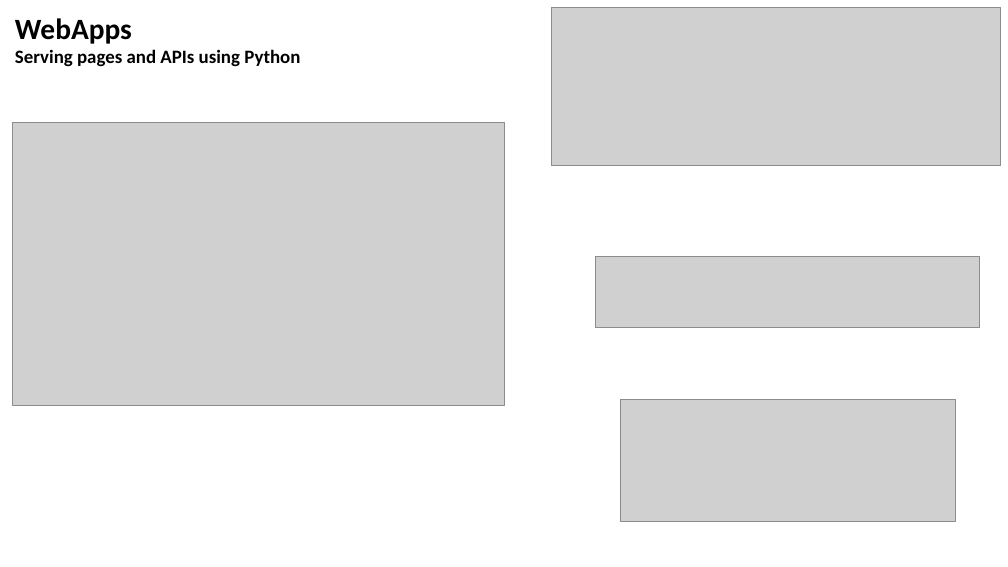
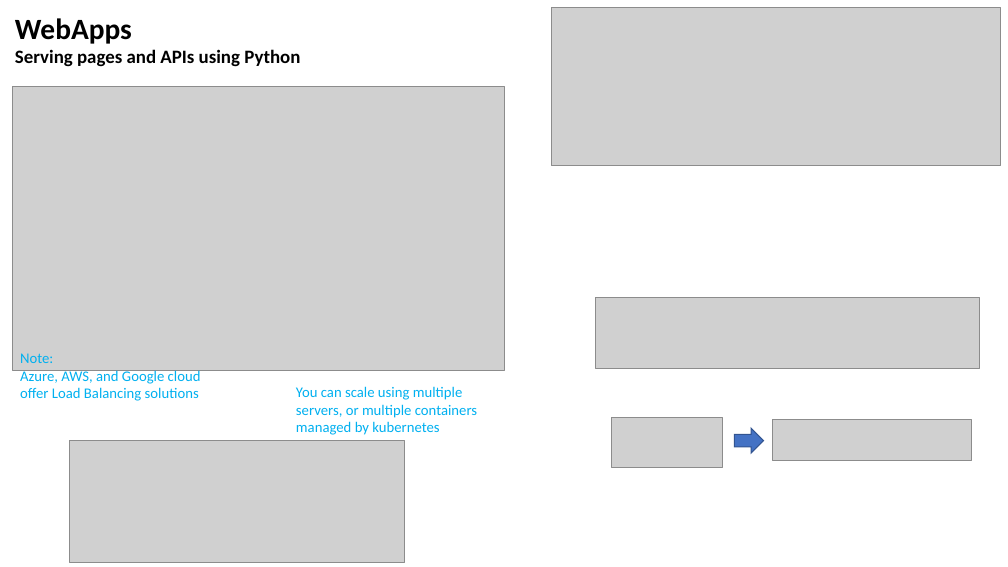
Before and after one commit to lselector/data_architect, a slide deck: slide 15 of DA_13_miscellaneous.pptx (slide 14 before the commit). Drawn at 1008x567 pixels with LibreOffice and Linux fonts; fonts in the diff are those of the drawing; grey boxes stand for pictures. Boxes give left, top, right and bottom in pixels: in the first picture for what was removed or moved away, otherwise in the second. Text is boxed around its words. In the diff, an @@ line names an element or a change of style, - is before the commit and + after.

```diff
--- a/DA_13_miscellaneous.pptx
+++ b/DA_13_miscellaneous.pptx
@@ picture: place and size @@
-picture at (13, 122, 504, 405)
+picture at (13, 86, 504, 370)
@@ picture: place and size @@
-picture at (596, 256, 980, 327)
+picture at (596, 297, 980, 368)
@@ text added at (20, 353, 201, 401), 14 pt, text #00B0F0 @@
+Note:
+Azure, AWS, and Google cloud
+offer Load Balancing solutions
@@ text added at (296, 386, 477, 435), 14 pt, text #00B0F0 @@
+You can scale using multiple servers, or multiple containers managed by kubernetes
@@ picture added at (612, 417, 723, 467) @@
@@ picture: place and size @@
-picture at (620, 399, 956, 521)
+picture at (69, 440, 405, 562)
@@ right arrow added at (734, 428, 764, 453), fill #4472C4, outline #325491 1 pt @@
@@ picture added at (773, 420, 972, 461) @@
```
Also in this commit, not shown: 1 other slide changed, 1 slide added.
